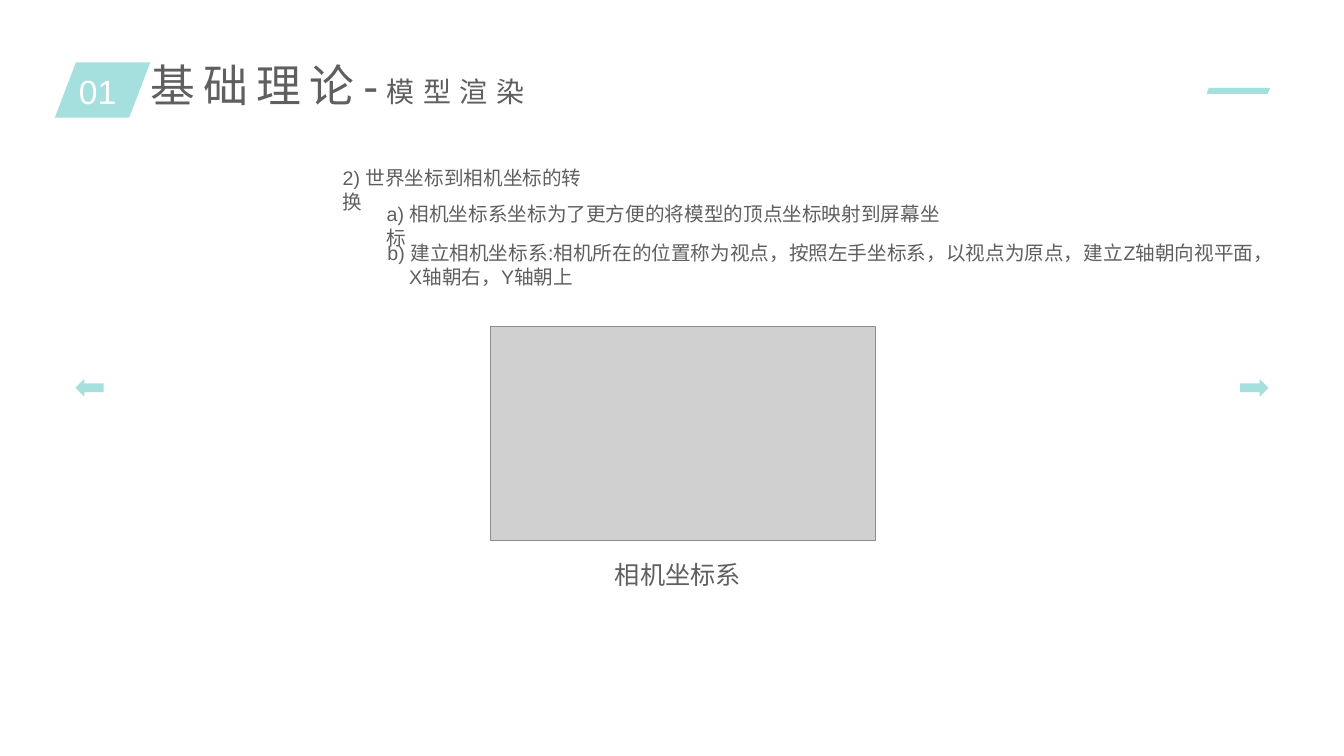
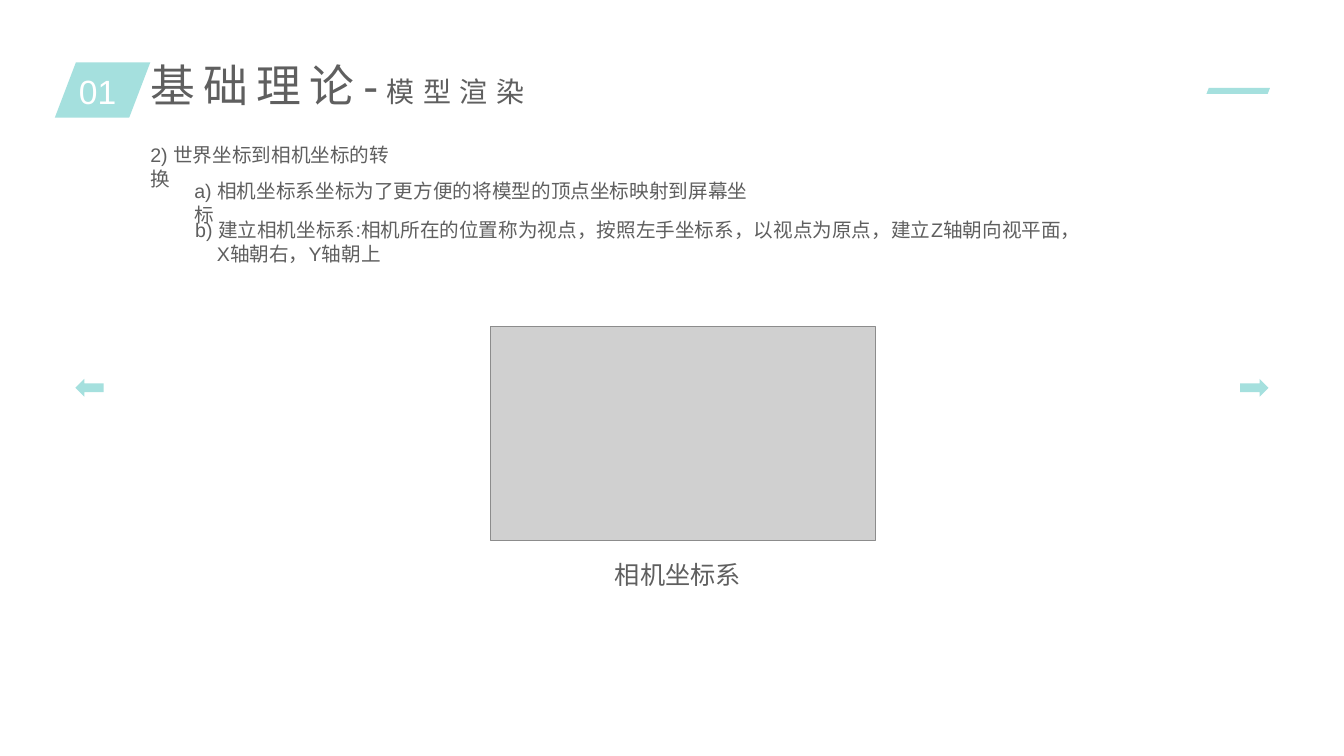
Before and after one commit to lijun4727/3d-study, a slide deck: slide 9 of 3d游戏引擎.pptx. Drawn at 1344x756 pixels with LibreOffice and Linux fonts; fonts in the diff are those of the drawing; grey boxes stand for pictures. Boxes give left, top, right and bottom in pixels: in the first picture for what was removed or moved away, otherwise in the second. Text is boxed around its words. In the diff, an @@ line names an element or a change of style, - is before the commit and + after.

```diff
--- a/3d游戏引擎.pptx
+++ b/3d游戏引擎.pptx
@@ text "2) 世界坐标到相机坐标的转换" rewrapped from <box>343,168,582,211</box> to <box>150,145,389,166</box> @@
@@ text "a) 相机坐标系坐标为了更方便的将模型的顶点坐标映射到屏幕坐标": place and size @@
-text "a) 相机坐标系坐标为了更方便的将模型的顶点坐标映射到屏幕坐标" at <box>387,204,940,225</box>
+text "a) 相机坐标系坐标为了更方便的将模型的顶点坐标映射到屏幕坐标" at <box>194,181,747,202</box>
@@ text "b) 建立相机坐标系:相机所在的位置称为视点，按照左手坐标系，以视点为原点，建立Z轴朝向视平面，": place and size @@
-text "b) 建立相机坐标系:相机所在的位置称为视点，按照左手坐标系，以视点为原点，建立Z轴朝向视平面，" at <box>387,243,1273,286</box>
+text "b) 建立相机坐标系:相机所在的位置称为视点，按照左手坐标系，以视点为原点，建立Z轴朝向视平面，" at <box>195,220,1081,263</box>
```
Also in this commit, not shown: 5 other slides changed, 1 slide removed.
